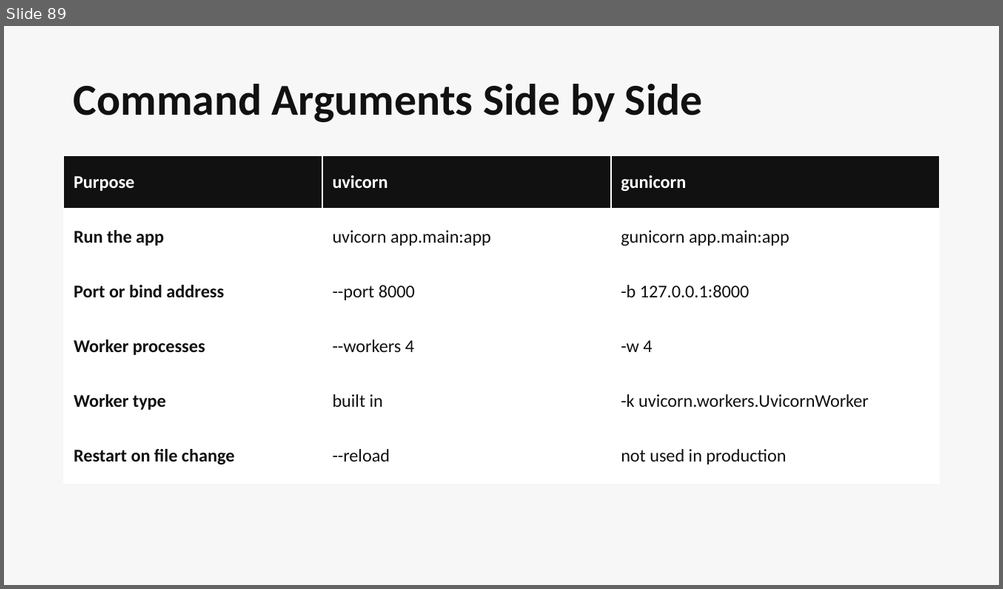
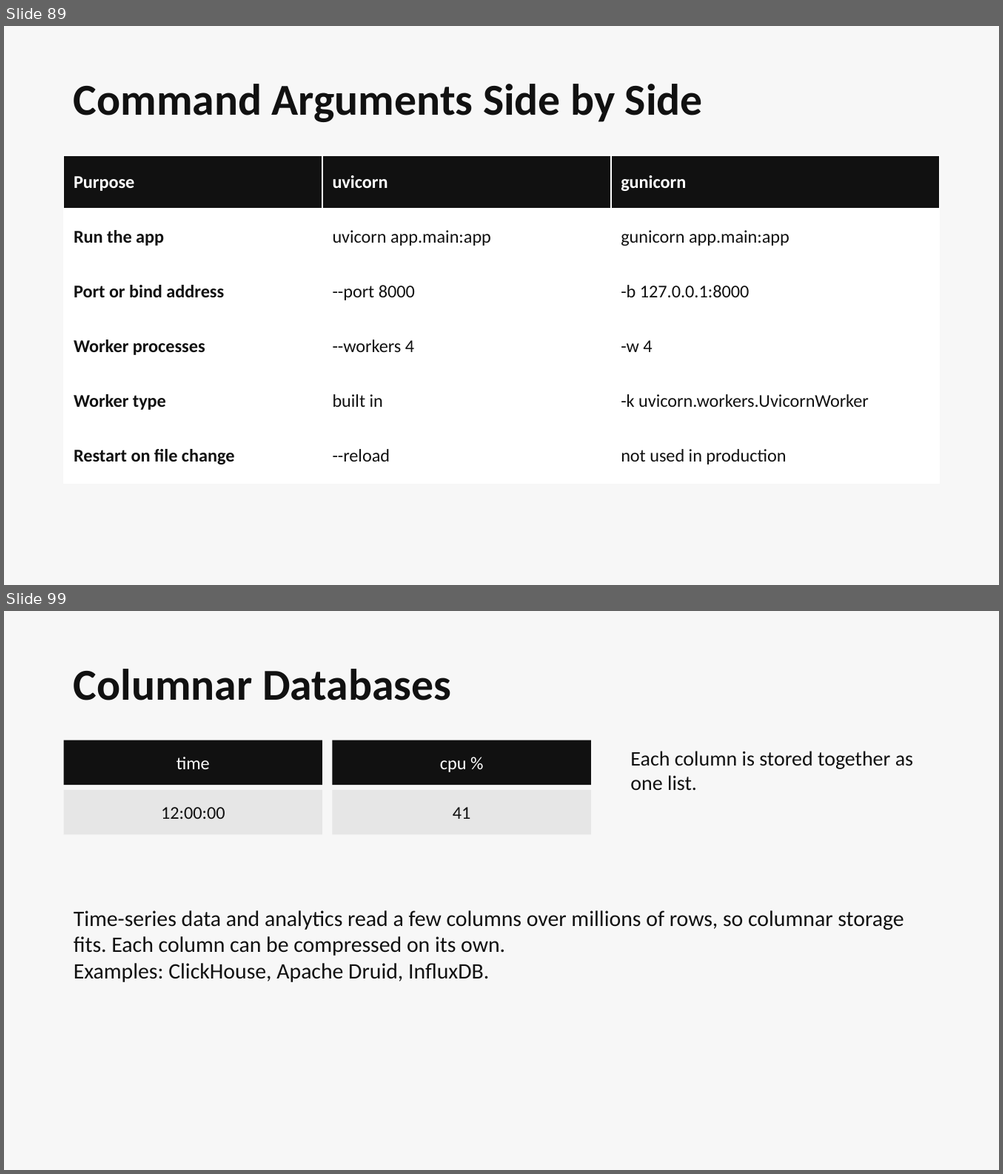
Before and after one commit to tusharvaswani714/backend-course, a slide deck: backend-course.pptx. Shown one above the other, each under a label of ours: slide 89 before the commit, slides 89 and 99 after it; the slides between them are not shown. The pictures are 1003x589 and 1003x1174 pixels, drawn with LibreOffice and Linux fonts; fonts in the diff are those of the drawing. Boxes give left, top, right and bottom in pixels: in the first picture for what was removed or moved away, otherwise in the second. Text is boxed around its words. In the diff, an @@ line names an element or a change of style, - is before the commit and + after.

```diff
--- a/backend-course.pptx
+++ b/backend-course.pptx
@@ slide 99 added at <box>4,611,999,1170</box>, background #F7F7F7 @@
@@ text added at <box>74,669,451,701</box>, 32 pt, text #111111, bold @@
+Columnar Databases
@@ rectangle added at <box>64,741,322,785</box>, fill #111111, 13 pt, text #FFFFFF @@
+time
@@ rectangle added at <box>333,741,591,785</box>, fill #111111, 13 pt, text #FFFFFF @@
+cpu %
@@ text added at <box>630,751,913,790</box>, 15 pt, text #111111 @@
+Each column is stored together as one list.
@@ rectangle added at <box>64,790,322,834</box>, fill #E6E6E6, 13 pt, text #111111 @@
+12:00:00
@@ rectangle added at <box>333,790,591,834</box>, fill #E6E6E6, 13 pt, text #111111 @@
+41
@@ text added at <box>74,911,903,982</box>, 16 pt, text #111111 @@
+Time-series data and analytics read a few columns over millions of rows, so columnar storage fits. Each column can be compressed on its own.
+Examples: ClickHouse, Apache Druid, InfluxDB.
```
Also in this commit, not shown: 1 slide changed, 70 other slides added, 2 other files.
